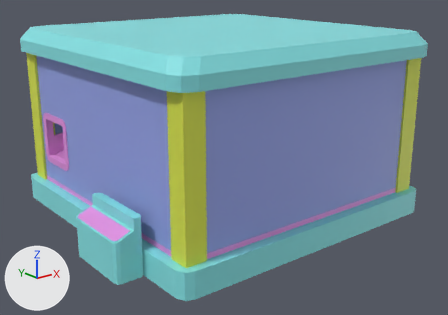
What one commit did to the FBX model Content/Models/CraneBox.fbx.
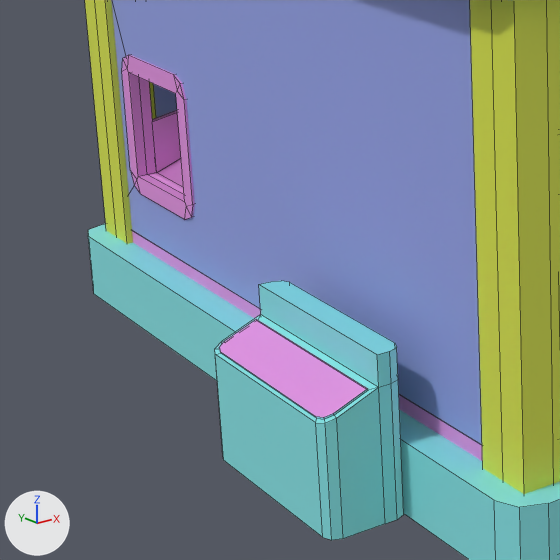
There are two pictures of each version: one whole from a 50 mm camera at (-35.1, -44.9, 21.8) aimed at (-0.6, -1.8, 4.6), one close up on the part from 0% to 44% of the width and 30% to 93% of the height. The lights are fixed; the arrows at lower left show +X, +Y and +Z. The last two pictures show the newer version. The close-ups show mesh edges as thin lines. Where no turn or scale is listed for an object, it has been applied to the vertices.

In view in the first close-up: 'Bounds', 'Chute', 'Console', 'Floor', 'Pillars', 'Windows'.
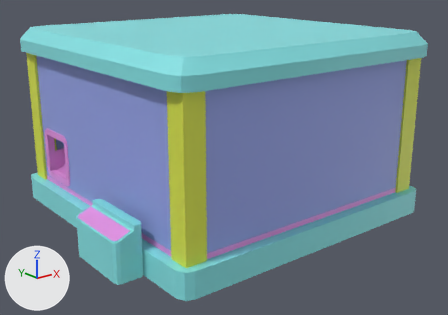
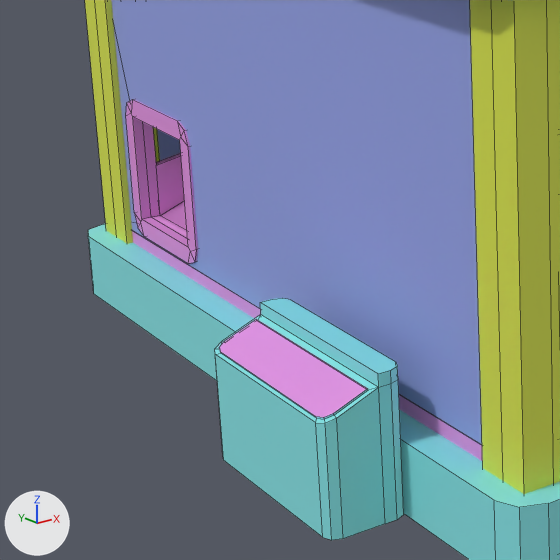
Pixel boxes [x1, y1, x2, y2] of what changed, in the close-ups (560 x 560 px; the box of a moved part takes in the faces that stretch with it):
'Console', reshaped (7% shorter): before [215, 281, 404, 540]; after [215, 298, 404, 540]
'Chute', moved: before [122, 55, 195, 220]; after [126, 100, 198, 264]
part 1 of me_cube_004, moved or reshaped: before [259, 281, 398, 387]; after [260, 298, 398, 387]
part 2 of me_cube_007, moved or reshaped: [111, 0, 442, 420] in both

Patch to the scene script:
```diff
--- a/Content/Models/CraneBox.fbx.py
+++ b/Content/Models/CraneBox.fbx.py
@@ me_cube_004 @@
 # used by ob_console; location = (-14.75, -3.22, 1.48)
 # before: 4 (0.44, 1.2, 2.77) at pixel (258, 284), 5 (0.44, -5.28, 2.77) at pixel (377, 354), 30 (1.2, 0.82, 2.77) at pixel (289, 282), 31 (0.82, 1.2, 2.77) at pixel (270, 281), 32 (1.09, 1.09, 2.77) at pixel (281, 280)
 # before: 33 (0.82, -5.28, 2.77) at pixel (389, 351), 34 (1.2, -4.89, 2.77) at pixel (394, 342), 35 (1.09, -5.17, 2.77) at pixel (396, 347)
-me_cube_004.from_pydata(...)  # 52 vertices, 42 faces; spans x -1.2..1.2, y -5.28..1.2, z -2.06..2.77
+me_cube_004.from_pydata(...)  # 52 vertices, 42 faces; spans x -1.2..1.2, y -5.28..1.2, z -2.06..2.24
+# me_cube_004 part 1
+for i in [4, 5, *range(30, 36)]: me_cube_004.vertices[i].co += Vector((0.0, 0.0, -0.53))
 me_cube_004.materials.append(mat_roof)
@@ me_cube_007 @@
 me_cube_007.from_pydata(...)  # 24 vertices, 22 faces; spans x -12.6..12.6, y -12.6..12.6, z -0.7..11.6
 # used by ob_windows; location = (0.0, 0.0, 2.74)
 # before: 16 (-12.6, 6.1, 5.4), 17 (-12.6, 6.1, 1.3), 18 (-12.6, 10.1, 1.3), 19 (-12.6, 10.1, 5.4), 20 (-12.3, 6.1, 1.3)
 # before: 21 (-12.3, 6.1, 5.4), 22 (-12.3, 10.1, 5.4), 23 (-12.3, 10.1, 1.3)
+# me_cube_007 part 2
+for i in [*range(16, 24)]: me_cube_007.vertices[i].co += Vector((0.0, 0.0, -1.6))
 me_cube_007.materials.append(mat_glass)
@@ ob_chute @@
 ob_chute = bpy.data.objects.new('Chute', me_cube_005)
-ob_chute.location = (-12.37, 8.08, 6.08)
+ob_chute.location = (-12.37, 8.08, 4.54)
```
